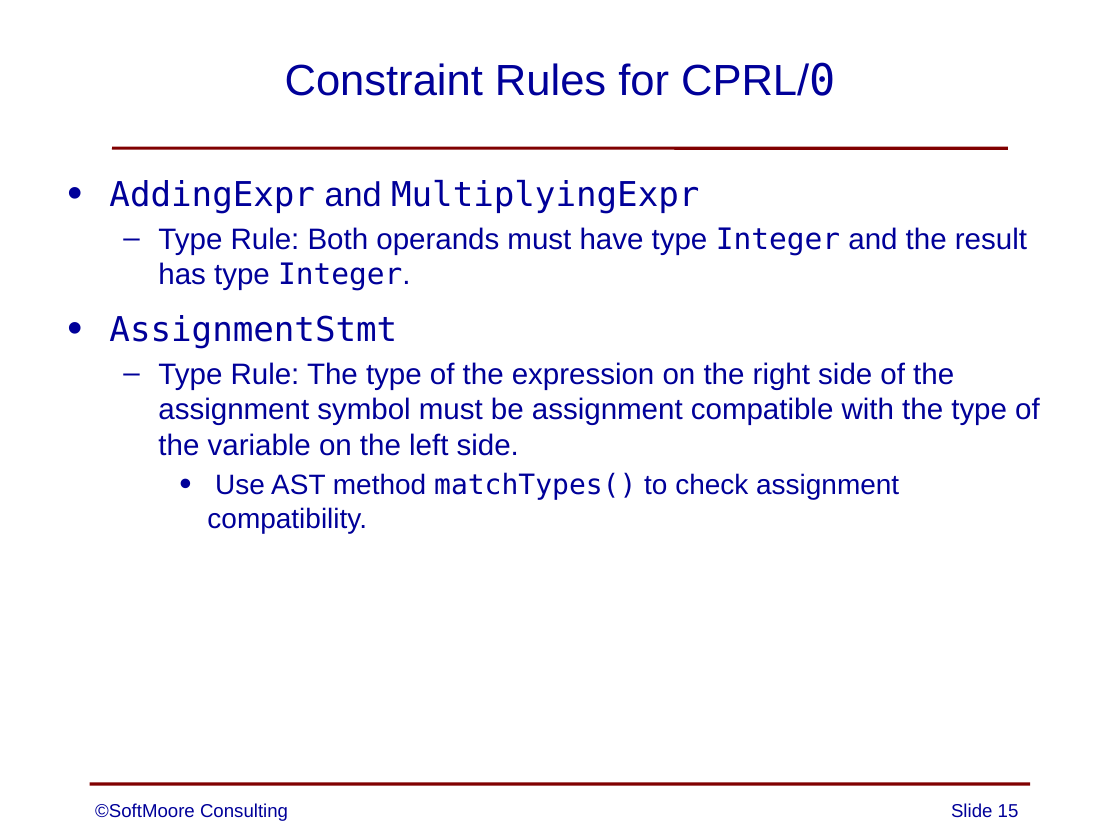
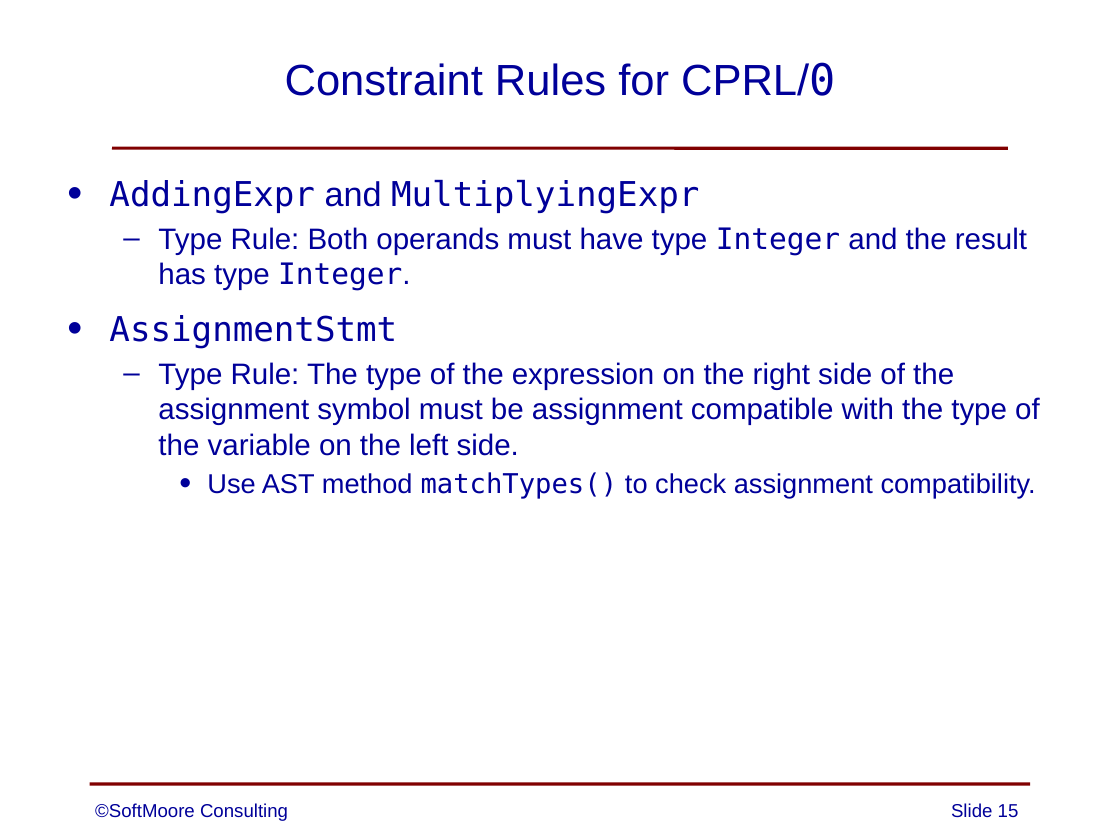
Before and after one commit to SoftMoore/CPRL-Java-4th, a slide deck: slide 15 of PowerPoints/09 - Constraint Analysis.pptx. Drawn at 1120x840 pixels with LibreOffice and Linux fonts; fonts in the diff are those of the drawing. Boxes give left, top, right and bottom in pixels: in the first picture for what was removed or moved away, otherwise in the second. Text is boxed around its words. In the diff, an @@ line names an element or a change of style, - is before the commit and + after.

```diff
--- a/PowerPoints/09 - Constraint Analysis.pptx
+++ b/PowerPoints/09 - Constraint Analysis.pptx
@@ text at (207, 472, 1036, 499): size 18 to 17.5 pt in "Use AST method matchTypes() to check assignment ..." @@
```
Also in this commit, not shown: 5 other slides changed.
